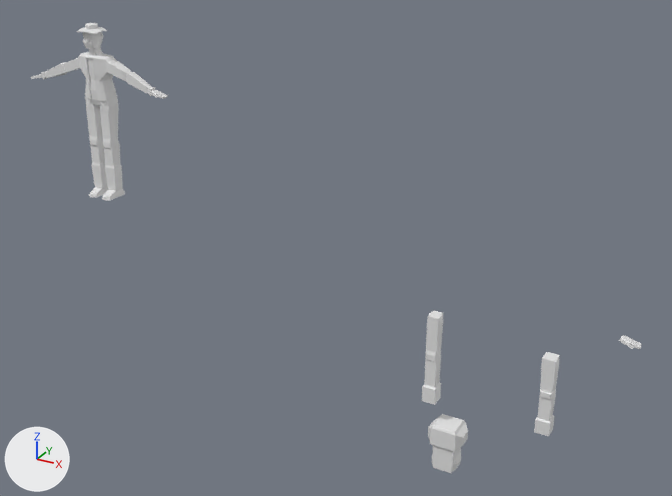
One commit to the Blender file HW-2/Model_2.blend: the scene before it, then after it.
The view is the same before and after, from a camera (50 mm lens) standing at (25.3, -67.2, 52.9) and looking at (-12.4, 1.5, 18.6). The lights are fixed; the arrows at lower left show +X, +Y and +Z.
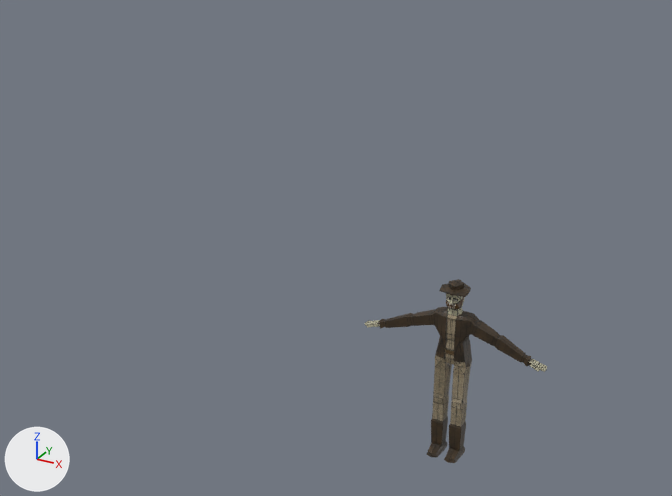
Where the change shows, as pixel boxes [x1, y1, x2, y2] in the pictures (672 x 496 px):
```json
{"object": "Cube.006", "change": "recoloured, moved, turned, rescaled", "before": [31, 23, 168, 200], "after": [365, 279, 547, 463]}
{"object": "Cube", "change": "deleted", "before": [428, 414, 468, 473]}
{"object": "Cube.003", "change": "deleted", "before": [422, 311, 443, 405]}
{"object": "Cube.002", "change": "deleted", "before": [534, 352, 559, 436]}
{"object": "Cube.005", "change": "deleted", "before": [619, 335, 642, 349]}
```

Edits to the scene script, one JSON object a line:
```json
{"op": "add", "block": "img_texture_add_basic_png", "code": ["img_texture_add_basic_png = load_image('Texture_Add_Basic.png', 'Texture_Add_Basic.png', 1024, 1024, 'sRGB')"]}
{"op": "add", "block": "mat_material_003", "code": ["mat_material_003 = principled_material('Material.003')", "mat_material_003.texture = img_texture_add_basic_png"]}
{"block": "me_cube_008", "where": "me_cube_008.from_pydata(...)  # 814 vertices, 904 faces; spans x -10.4..9.8, y -6.5..104.5, z -87.8..27.7"}
{"op": "add", "block": "me_cube_008", "code": "me_cube_008.materials.append(mat_material_003)  # picture img_texture_add_basic_png"}
{"op": "remove", "block": "ob_cube", "code": ["ob_cube = bpy.data.objects.new('Cube', me_cube)", "ob_cube.location = (0.0, 0.0, 0.0)"]}
{"op": "remove", "block": "ob_cube_002", "code": ["ob_cube_002 = bpy.data.objects.new('Cube.002', me_cube_002)", "ob_cube_002.location = (8.66, 0.0, 7.17)", "ob_cube_002.scale = (0.643, 0.643, 0.643)"]}
{"op": "remove", "block": "ob_cube_003", "code": ["ob_cube_003 = bpy.data.objects.new('Cube.003', me_cube_003)", "ob_cube_003.location = (-1.8, 0.0, 7.17)", "ob_cube_003.scale = (0.643, 0.643, 0.77)"]}
{"op": "remove", "block": "ob_cube_005", "code": ["ob_cube_005 = bpy.data.objects.new('Cube.005', me_cube_005)", "ob_cube_005.location = (14.64, -0.18, 16.9)", "ob_cube_005.rotation_euler = (0.227, 0.0, 1.571)  # degrees (13, 0, 90)", "ob_cube_005.scale = (0.148, 0.148, 0.148)"]}
{"op": "set", "path": "ob_cube_006.location", "old": "(-45.48, -0.18, 31.08)", "new": "(-7.48, -0.18, 12.79)"}
{"op": "set", "path": "ob_cube_006.rotation_euler", "old": "(0.227, 0.0, -1.571)", "new": "(-2.915, 0.0, -1.571)", "note": "degrees (13, 0, -90) -> degrees (-167, 0, -90)"}
{"op": "set", "path": "ob_cube_006.scale", "old": "(-0.148, 0.148, 0.148)", "new": "(-0.148, -0.148, -0.148)"}
```
